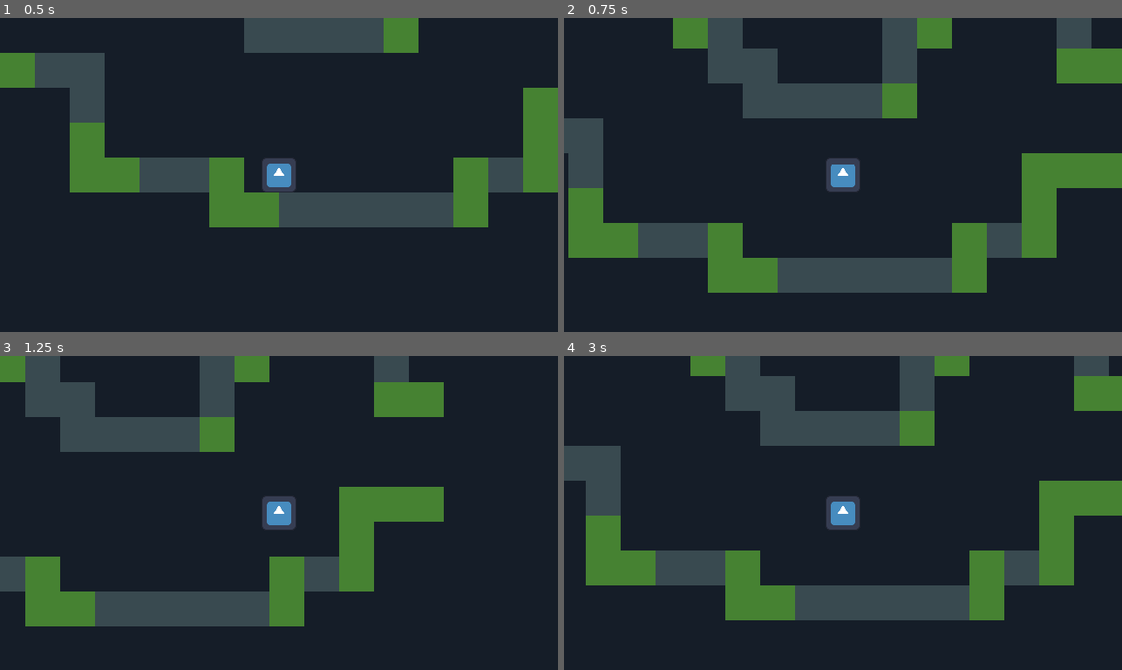
Above: before the commit, frames 1-4 (two rows, left to right).
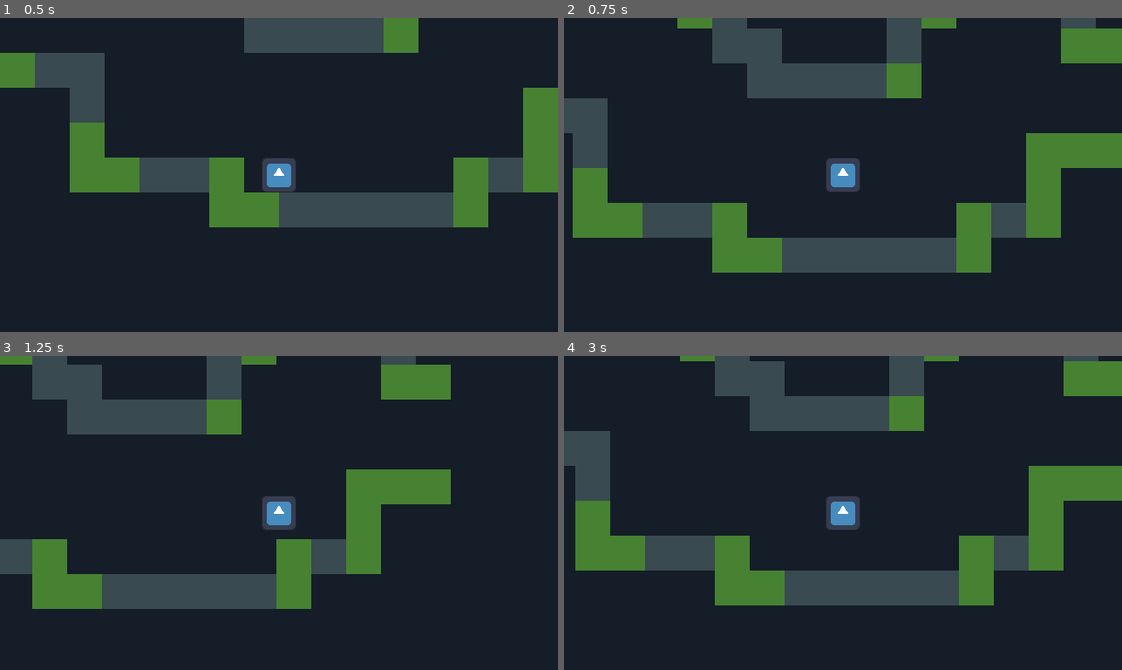
Above: after the commit, the same moments.

Repository: FoxParadeAFK/Specter-Sforzando
Game: Godot game, scene res://scenes/tests/test_player_scene.tscn
Two runs of this game, one before a commit and one after it. Both use one fixed random seed, a clock stepped at 60 frames per second and the inputs below. The engine's default icon, where the game draws it, is replaced by a stand-in: a white triangle on a blue panel in a dark square.
Inputs:
- Up to frame 1 (0.5 s): no input
- Up to frame 2 (0.75 s): tap Enter (ui_accept) at 0.5, 0.6 s; hold Right (ui_right) from 0.53 s (still down)
- Up to frame 3 (1.25 s): keep holding Right (ui_right); tap Enter (ui_accept) at 0.77, 1.07 s
- Up to frame 4 (3 s): tap Enter (ui_accept) at 1.35, 1.52, 1.82, 2.1, 2.85 s; release Right (ui_right) at 2.03 s; hold Left (ui_left) 2.03-2.78 s; hold Right (ui_right) from 2.78 s (still down)

Frame 1 is identical in both runs. In frame 2, 22% of the frame differs, in the area x 0-100%, y 0-88%; in frame 3, 17%; in frame 4, 19%.

Commit message:
Variable jumping + jump hovering time + minor velocity adjustments

Diff:
--- a/specter-sforzando/scripts/player/in_air_state.gd
+++ b/specter-sforzando/scripts/player/in_air_state.gd
@@ -1,9 +1,19 @@
 class_name InAirState extends State
+
+const HOVER_VELOCITY_THRESHOLD: int = 30
+const HOVER_VELOCITY_PERCENTAGE: float = 0.3
 
 func enter() -> void: pass
 
 func physics_update(_delta: float) -> void:
-	player.velocity += player.get_gravity() * _delta
+
+	var gravity: Vector2 = player.get_gravity()
+	if sign(player.velocity.y) == -1 and player.velocity.y >= -HOVER_VELOCITY_THRESHOLD:
+		gravity *= HOVER_VELOCITY_PERCENTAGE
+	if sign(player.velocity.y) == -1 and player.vertical_input_released:
+		player.velocity *= 0.65
+
+	player.velocity += gravity * _delta
 	player.velocity.x = player.horizontal_input * player.HORIZONTAL_VELOCITY
 
 	if player.is_on_floor() and player.horizontal_input != 0: player.transition_state(player.move_state)
--- a/specter-sforzando/scripts/player/player.gd
+++ b/specter-sforzando/scripts/player/player.gd
@@ -20,9 +20,10 @@
 var in_air_state: InAirState
 var jump_state: JumpState
 
-enum { HORIZONTAL_VELOCITY = 75, VERTICAL_VELOCITY = 120 }
+enum { HORIZONTAL_VELOCITY = 70, VERTICAL_VELOCITY = 110 }
 var horizontal_input: float
 var vertical_input: bool
+var vertical_input_released: bool
 
 func _ready() -> void:
 	idle_state = get_state("FiniteStateMachine/IdleState", "idle") as IdleState
@@ -34,6 +35,7 @@
 func _physics_process(_delta: float) -> void:
 	horizontal_input = Input.get_axis("ui_left", "ui_right")
 	vertical_input = Input.is_action_just_pressed("ui_accept")
+	vertical_input_released = Input.is_action_just_released("ui_accept")
 
 	current_state.physics_update(_delta)
 	move_and_slide()
